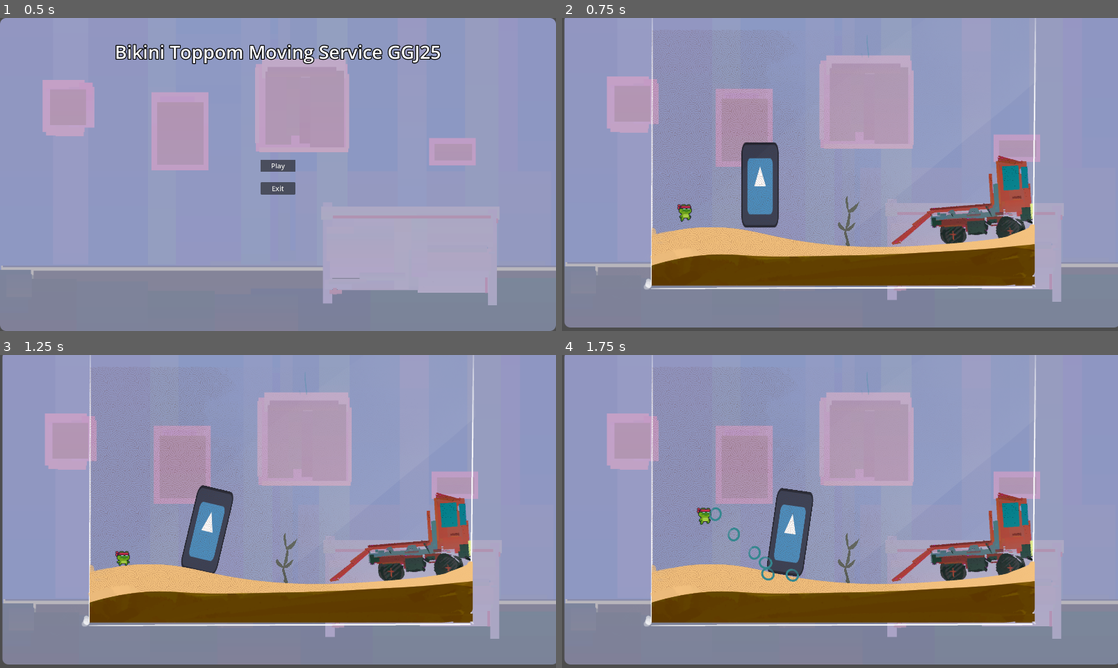
Above: before the commit, frames 1-4 (two rows, left to right).
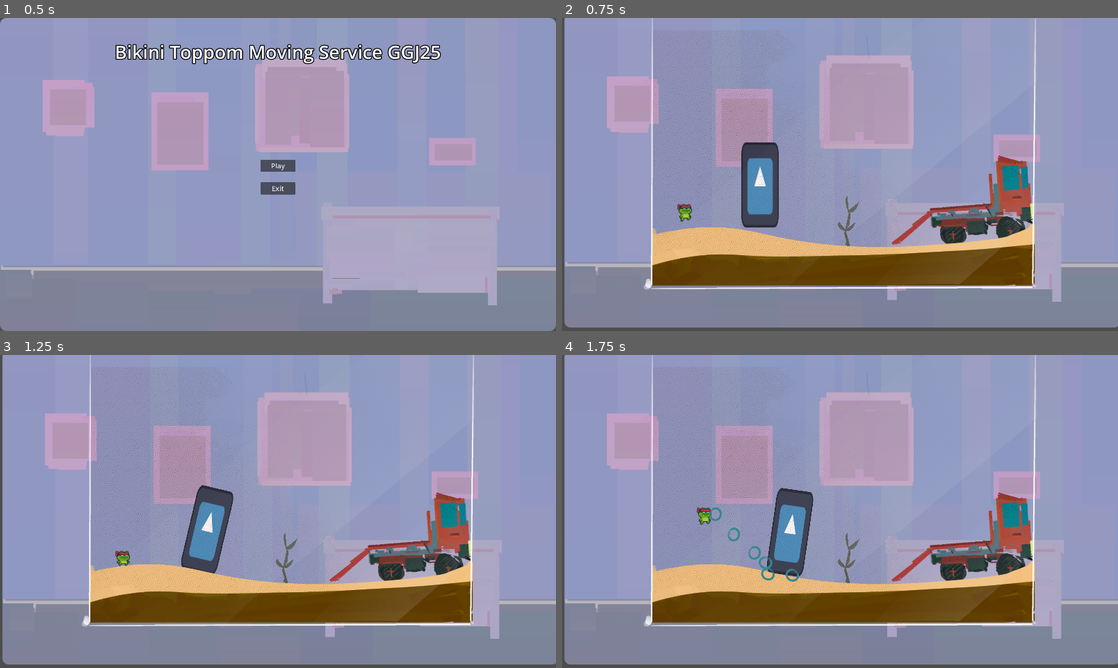
Above: after the commit, the same moments.

Repository: pR1smPrime/BikiniTop25
Game: Godot game, scene res://bikini_toppem_moving_service.tscn
Two runs of this game, one before a commit and one after it. Both use one fixed random seed, a clock stepped at 60 frames per second and the inputs below. The engine's default icon, where the game draws it, is replaced by a stand-in: a white triangle on a blue panel in a dark square.
Inputs (mouse positions are in pixels of both pictures, inside the frame that each line leads up to):
- Up to frame 1 (0.5 s): no input
- Up to frame 2 (0.75 s): click "Play" at 0.5 s
- Up to frame 3 (1.25 s): no input
- Up to frame 4 (1.75 s): move the mouse to (812, 574) at 1.27 s; press the mouse at (812, 574) at 1.28 s; hold D (right) from 1.28 s (still down); tap W (jump) at 1.52 s

Frame 1 is identical in both runs. In frame 2, 0.5% of the frame differs, in the area x 16-85%, y 14-86%; in frame 3, 0.5%; in frame 4, 0.5%.

Commit message:
fix the glass walls to have a collision again

Diff:
--- a/scenes/levels/groundBase.tscn
+++ b/scenes/levels/groundBase.tscn
@@ -1,8 +1,14 @@
-[gd_scene load_steps=4 format=3 uid="uid://bb7t2rtlp7sku"]
+[gd_scene load_steps=6 format=3 uid="uid://bb7t2rtlp7sku"]
 
 [ext_resource type="Texture2D" uid="uid://cfij0t8fhkfab" path="res://assets/art/spritesAquarium/tx_Aquarium01_Overlay.png" id="2_ae7t6"]
 [ext_resource type="Texture2D" uid="uid://jodkoy0q3to6" path="res://assets/art/backgrounds/tx_bg_room01.png" id="3_qpgkj"]
 [ext_resource type="Texture2D" uid="uid://bjj4gt5w22o8q" path="res://assets/art/spritesAquarium/tx_Aquarium01_Floor.png" id="3_u5h5d"]
+
+[sub_resource type="RectangleShape2D" id="RectangleShape2D_dhkxt"]
+size = Vector2(23, 944)
+
+[sub_resource type="RectangleShape2D" id="RectangleShape2D_00bqv"]
+size = Vector2(1.5, 45.85)
 
 [node name="groundBase" type="Node2D"]
 position = Vector2(-1, 0)
@@ -14,10 +20,6 @@
 
 [node name="aquarium" type="Node" parent="."]
 
-[node name="glassWall" type="Sprite2D" parent="aquarium"]
-position = Vector2(960, -540)
-texture = ExtResource("2_ae7t6")
-
 [node name="ground" type="StaticBody2D" parent="aquarium"]
 
 [node name="CollisionShape2D" type="CollisionPolygon2D" parent="aquarium/ground"]
@@ -27,3 +29,18 @@
 [node name="Sprite2D" type="Sprite2D" parent="aquarium/ground"]
 position = Vector2(960, -540)
 texture = ExtResource("3_u5h5d")
+
+[node name="glassWalls" type="StaticBody2D" parent="aquarium"]
+
+[node name="glassWall" type="Sprite2D" parent="aquarium/glassWalls"]
+position = Vector2(960, -540)
+texture = ExtResource("2_ae7t6")
+
+[node name="glassWallLeft" type="CollisionShape2D" parent="aquarium/glassWalls"]
+position = Vector2(292.5, -607)
+shape = SubResource("RectangleShape2D_dhkxt")
+
+[node name="glassWallRight" type="CollisionShape2D" parent="aquarium/glassWalls"]
+position = Vector2(1635, -608.5)
+scale = Vector2(20, 20)
+shape = SubResource("RectangleShape2D_00bqv")
